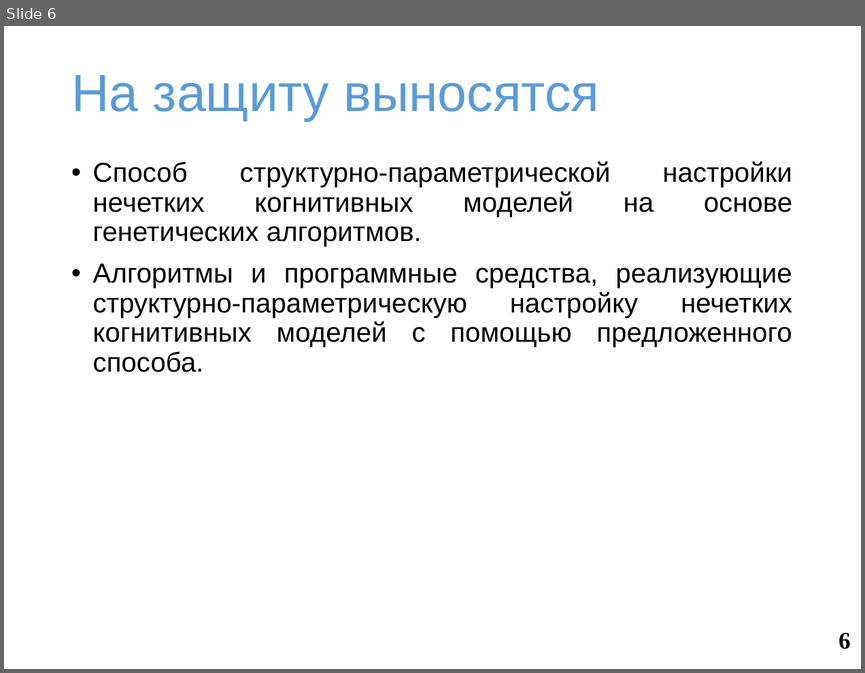
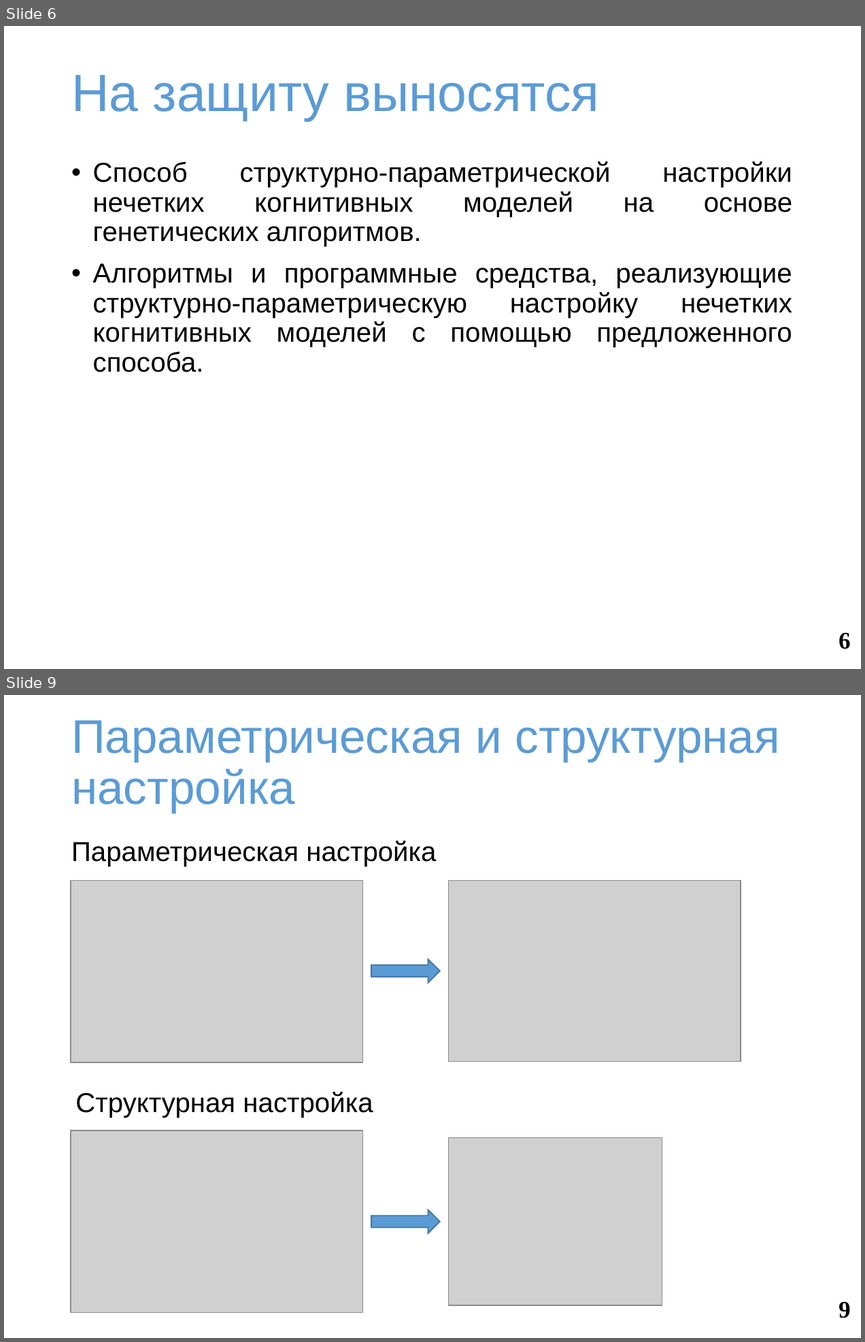
Before and after one commit to SquakR/fuzzy_cognitive_model, a slide deck: docs/presentation.pptx. Shown one above the other, each under a label of ours: slide 6 before the commit, slides 6 and 9 after it; the slides between them are not shown. The pictures are 865x673 and 865x1342 pixels, drawn with LibreOffice and Linux fonts; fonts in the diff are those of the drawing; grey boxes stand for pictures; background and template pictures are left out. Boxes give left, top, right and bottom in pixels: in the first picture for what was removed or moved away, otherwise in the second. Text is boxed around its words. In the diff, an @@ line names an element or a change of style, - is before the commit and + after.

```diff
--- a/docs/presentation.pptx
+++ b/docs/presentation.pptx
@@ slide 9 added at (4,695,861,1338), background #FFFFFF @@
@@ title added at (71,720,780,813), 39.6 pt, text #5B9BD5 @@
+Параметрическая и структурная настройка
@@ text added at (71,841,436,866), 23 pt, text #000000 @@
+Параметрическая настройка
@@ picture added at (71,880,363,1063) @@
@@ picture added at (449,880,741,1061) @@
@@ right arrow added at (372,959,440,983), fill #5B9BD5, outline #43739E 1 pt @@
@@ text added at (75,1091,373,1118), 23 pt, text #000000 @@
+Структурная настройка
@@ picture added at (71,1130,363,1312) @@
@@ picture added at (449,1137,662,1305) @@
@@ right arrow added at (372,1209,440,1233), fill #5B9BD5, outline #43739E 1 pt @@
@@ page number added at (838,1301,851,1318), 20 pt, text #000000, bold @@
+9
```
Also in this commit, not shown: 3 slides changed, 24 other slides added, 2 other files.
